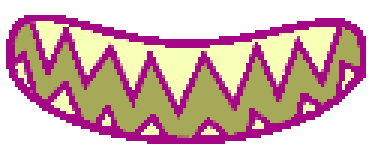
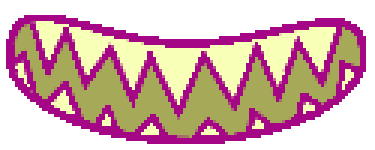
Before/after of a 375 × 150 layered artwork. What changed in the layer stack:
hid "Layer 3" over (x1=360, y1=72, x2=366, y2=81)
